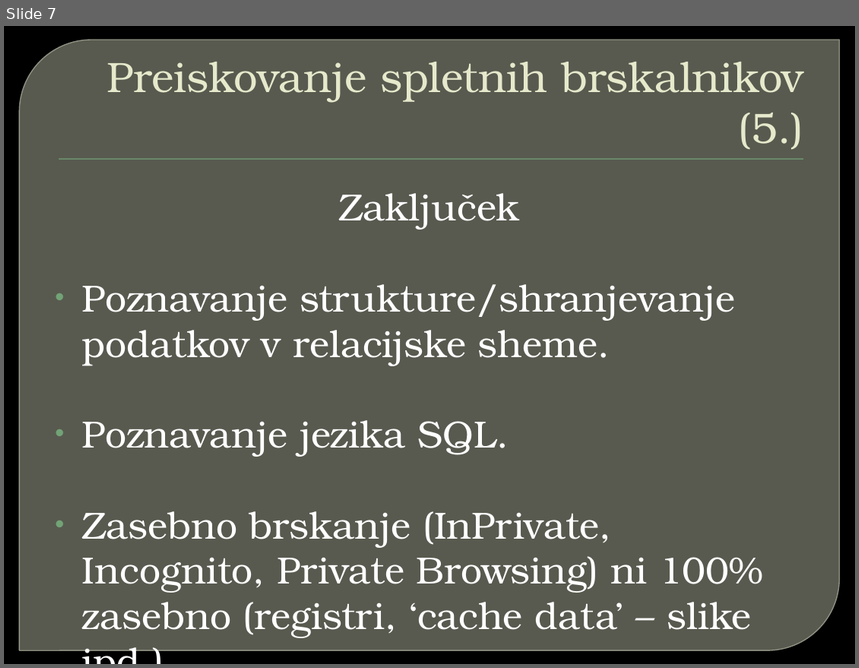
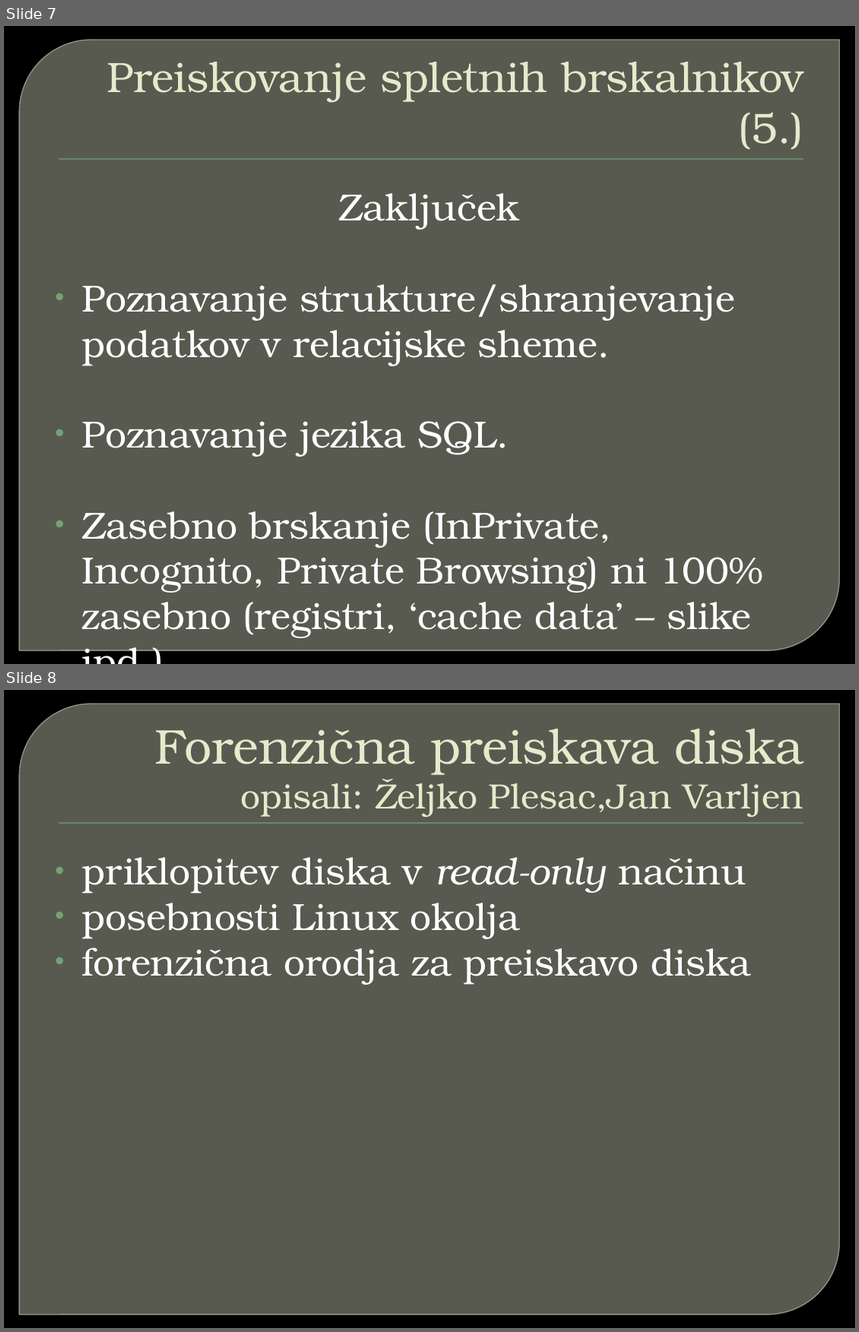
Before and after one commit to primus11/Digital-forensics, a slide deck: Forenzicna_analiza_OS_Linux.pptx. Shown one above the other, each under a label of ours: slide 7 before the commit, slides 7 and 8 after it. The pictures are 859x668 and 859x1332 pixels, drawn with LibreOffice and Linux fonts; fonts in the diff are those of the drawing; background and template pictures are left out. Boxes give left, top, right and bottom in pixels: in the first picture for what was removed or moved away, otherwise in the second. Text is boxed around its words. In the diff, an @@ line names an element or a change of style, - is before the commit and + after.

```diff
--- a/Forenzicna_analiza_OS_Linux.pptx
+++ b/Forenzicna_analiza_OS_Linux.pptx
@@ slide 8 added at [4,690,855,1328], background picture (left out); not listed: 2 template elements that a slide beside it also shows @@
@@ title added at [155,729,804,817], 29.7 pt, text #E7EACB @@
+Forenzična preiskava diska
+opisali: Željko Plesac,Jan Varljen
@@ text added at [82,857,751,985], 32 pt, text #FFFFFF @@
+• priklopitev diska v read-only načinu
+• posebnosti Linux okolja
+• forenzična orodja za preiskavo diska
```
Also in this commit, not shown: 8 other slides added.
